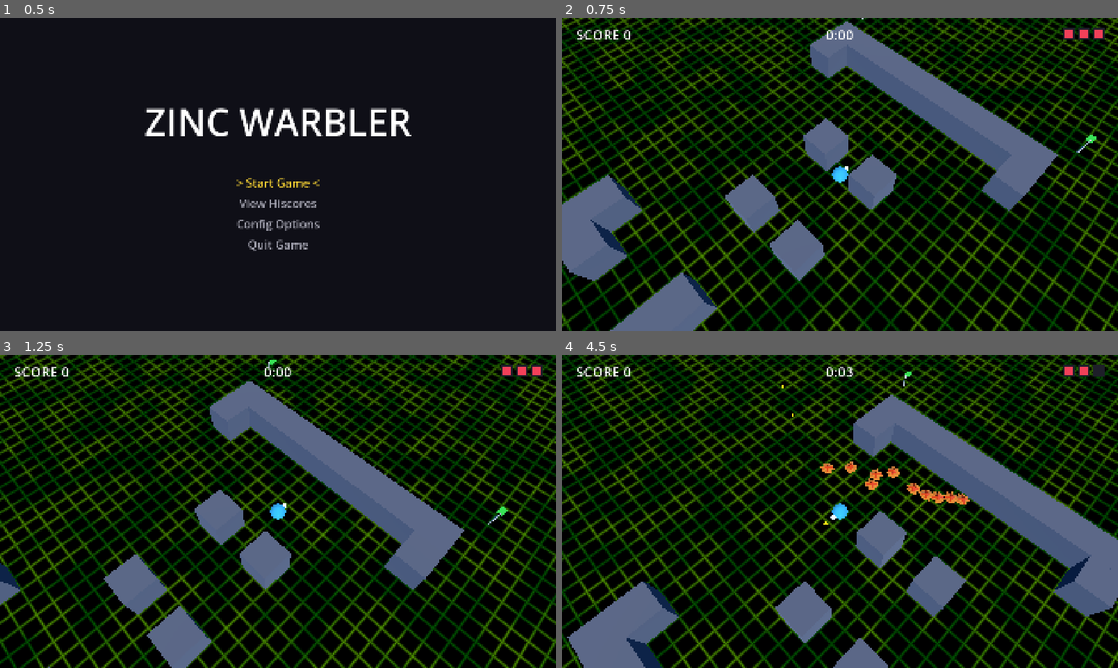
Above: before the commit, frames 1-4 (two rows, left to right).
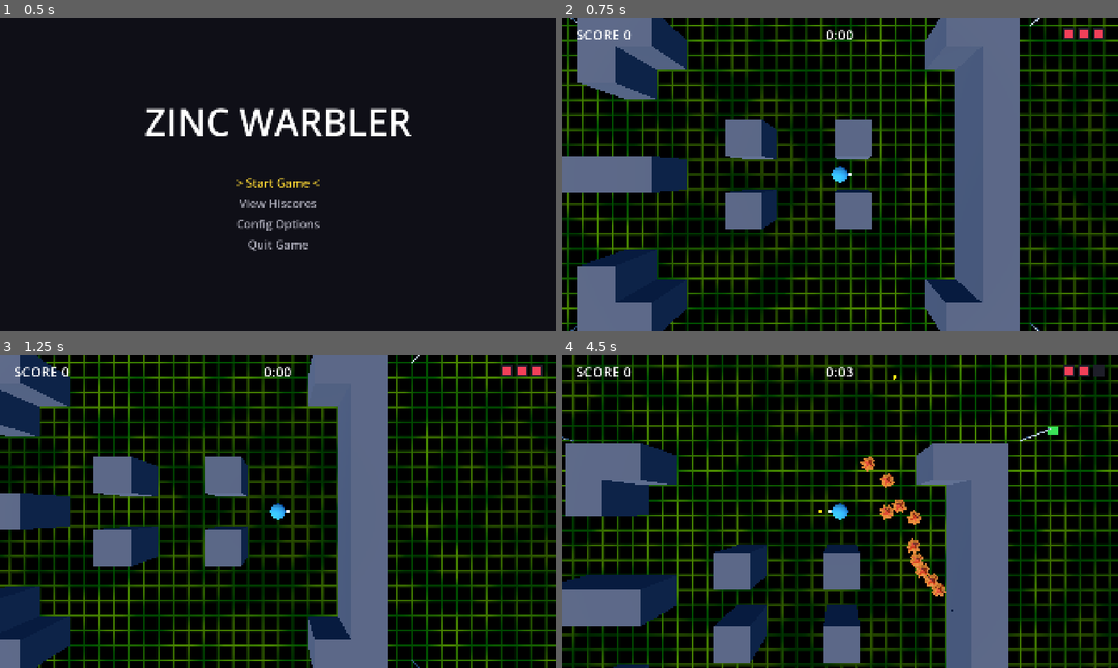
Above: after the commit, the same moments.

Repository: zoanthrope67/ZincWarbler
Game: Godot game, scene res://scn/bootstrap.tscn
The game is run twice, just before and just after one commit, with the same random seed, the same clock (stepped at 60 frames per second) and the same inputs.
Inputs (mouse positions are in pixels of both pictures, inside the frame that each line leads up to):
- Up to frame 1 (0.5 s): no input
- Up to frame 2 (0.75 s): tap Enter at 0.5 s; move the mouse to (962, 158) at 0.52 s; hold Right (move_right) from 0.53 s (still down); hold Z (confirm) from 0.53 s (still down); click (962, 158) at 0.67 s
- Up to frame 3 (1.25 s): keep holding Right (move_right); keep holding Z (confirm)
- Up to frame 4 (4.5 s): move the mouse to (728, 527) at 1.27 s; release Right (move_right) at 1.28 s; release Z (confirm) at 1.28 s; hold X (back) 1.28-2.03 s; tap Z (confirm) at 1.35, 2.85, 4.35 s; move the mouse to (895, 442) at 2.02 s; hold Right (move_right) 2.03-2.78 s; hold Z (confirm) 2.03-2.78 s; move the mouse to (812, 574) at 2.77 s; hold Up (move_up) 2.78-3.53 s; click (812, 574) at 2.92 s; move the mouse to (1006, 558) at 3.52 s; hold Z (confirm) 3.53-4.28 s; hold Left (move_left) from 3.53 s (still down); move the mouse to (673, 464) at 4.27 s

Frame 1 is identical in both runs. In frame 2, 67% of the frame differs, in the area x 0-100%, y 0-100%; in frame 3, 66%; in frame 4, 65%.

Commit message:
Update camera

Diff:
--- a/src/scn/in_game.tscn
+++ b/src/scn/in_game.tscn
@@ -38,8 +38,6 @@
 current = true
 far = 200.0
 script = ExtResource("4_ccgki")
-tilt_degrees = 30.0
-turn_degrees = -45.0
 
 [node name="HUD" parent="." unique_id=973611704 instance=ExtResource("11_hud")]
 
--- a/src/scripts/game/follow_camera.gd
+++ b/src/scripts/game/follow_camera.gd
@@ -27,7 +27,7 @@
 @export var view_height_meters := 40.0
 ## Vertical field of view in degrees. Lower values look flatter (less
 ## perspective) and put the camera further away.
-@export_range(10.0, 120.0) var field_of_view_degrees := 50.0
+@export_range(10.0, 120.0) var field_of_view_degrees := 90.0
 ## How far the camera leans back from straight down, in degrees.
 ## 0 = straight down (docs/SPEC.md). Higher values show the arena more from
 ## the side. Above about 40 the top of the screen can reach past the camera's
